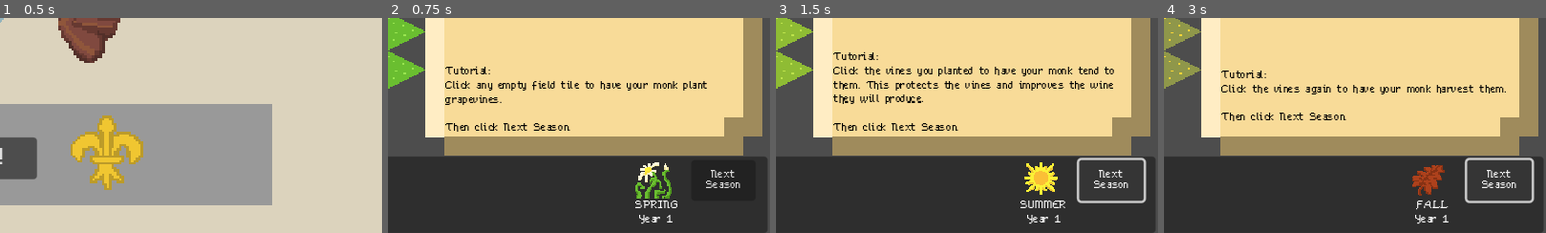
Above: before the commit, frames 1-4 (left to right).
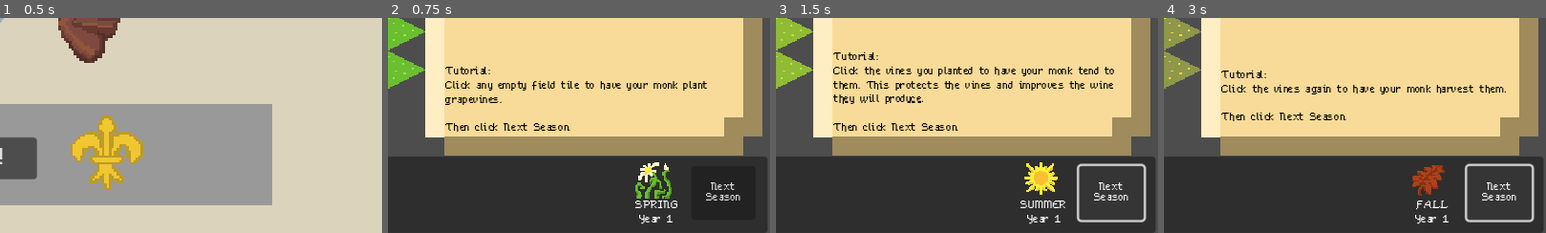
Above: after the commit, the same moments.

Repository: RoxT/ChampangeGGJ2025
Game: Godot game, scene res://TitleScreen.tscn
Same seed, same stepped clock (60 frames per second), same inputs: the game is played once before the commit and once after it.
Inputs:
- Up to frame 1 (0.5 s): no input
- Up to frame 2 (0.75 s): click "Play!" at 0.5 s
- Up to frame 3 (1.5 s): click "Next Season" at 1.25 s
- Up to frame 4 (3 s): click "Next Season" at 2 s; click "Next Season" at 2.75 s
The pictures show only the part of the screen within x 50-100%, y 50-100%; the shares and areas given below are measured in that part.

Frame 1 is identical in both runs. In frame 2, 0.5% of the frame differs, in the area x 83-93%, y 70-85%; in frame 3, 1.6%, in the area x 78-97%, y 64-96%; in frame 4, 1.6%.

Commit message:
floaty cask

Diff:
--- /dev/null
+++ b/Champange/floaty_cask.tscn
@@ -0,0 +1,22 @@
+[gd_scene load_steps=3 format=3 uid="uid://6cgrk87cb41l"]
+
+[ext_resource type="Script" path="res://floaty.gd" id="1_0y53m"]
+[ext_resource type="Texture2D" uid="uid://cm18nlsmsflk1" path="res://one_cask.png" id="2_b7t7a"]
+
+[node name="FloatyCask" type="Label"]
+offset_right = 22.0
+offset_bottom = 9.0
+text = "12"
+horizontal_alignment = 1
+script = ExtResource("1_0y53m")
+
+[node name="TextureRect" type="TextureRect" parent="."]
+show_behind_parent = true
+layout_mode = 0
+offset_left = -5.0
+offset_top = -17.0
+offset_right = 34.0
+offset_bottom = 22.0
+texture = ExtResource("2_b7t7a")
+expand_mode = 3
+stretch_mode = 2
--- a/Champange/overworld.gd
+++ b/Champange/overworld.gd
@@ -1,5 +1,6 @@
 extends Node2D
 
+const FloatyCask := preload("res://floaty_cask.tscn")
 
 # Called when the node enters the scene tree for the first time.
 func _ready():
@@ -47,6 +48,10 @@
 	for monk_coord in working_monks:
 		$Fields.do_work_at(monk_coord)
 		if CP.season == CP.Seasons.WINTER:
+			var floaty_cask = FloatyCask.instantiate()
+			floaty_cask.text = "%s" % CP.plants[monk_coord]
+			floaty_cask.position = $Fields.map_to_local(monk_coord) + Vector2(-9, -3)
+			add_child(floaty_cask)
 			$HUD/RightP.add_batch_actions(monk_coord)
 		$HUD/LeftP/MonkBox.return_monk_to_box()
 	$FieldMonkLayer.clear()
@@ -58,9 +63,7 @@
 		CP.up_keep += 1
 		CP.money -= 15
 	$HUD/Modal.bottles = $HUD/RightP.how_many_bottles()
-
 	CP.refresh.emit()
-
 
 
 func _unhandled_input(event):
--- a/Champange/overworld.tscn
+++ b/Champange/overworld.tscn
@@ -190,9 +190,9 @@
 anchor_right = 1.0
 anchor_bottom = 1.0
 offset_left = 568.0
-offset_top = -61.0
+offset_top = -56.0
 offset_right = -10.0
-offset_bottom = -27.0
+offset_bottom = -11.0
 grow_horizontal = 2
 grow_vertical = 0
 text = "Next Season"
Binary file added: Champange/one_cask.png
Not shown, added: Champange/one_cask.png.import
